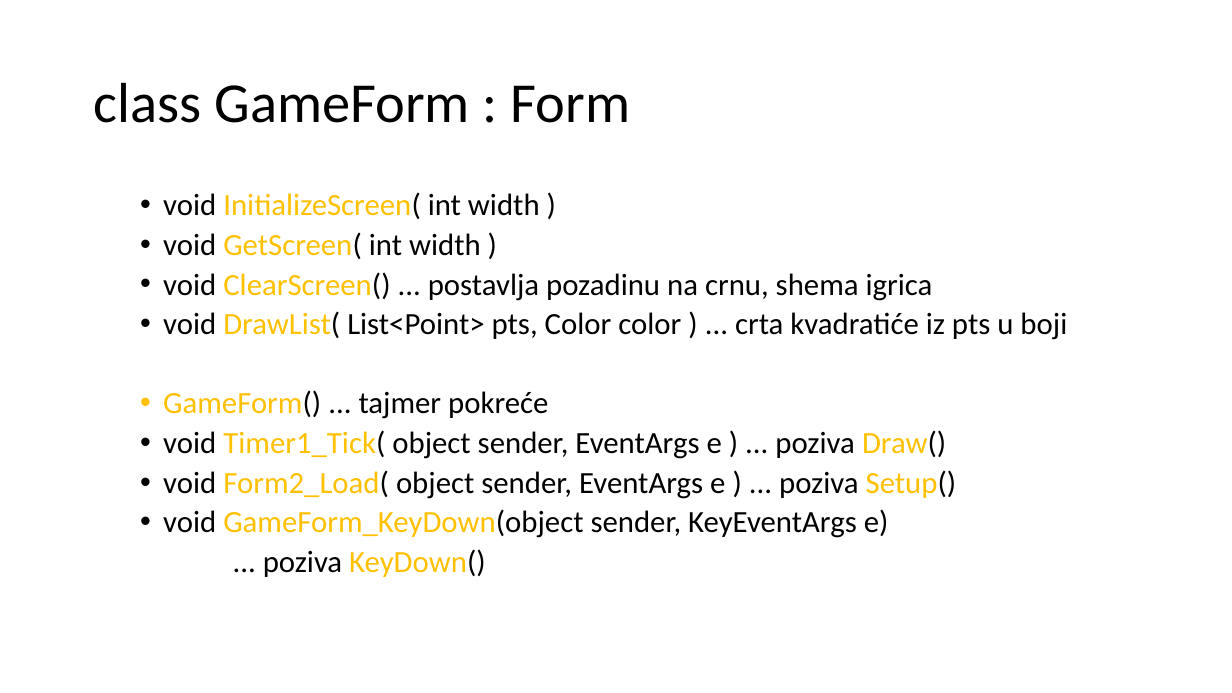
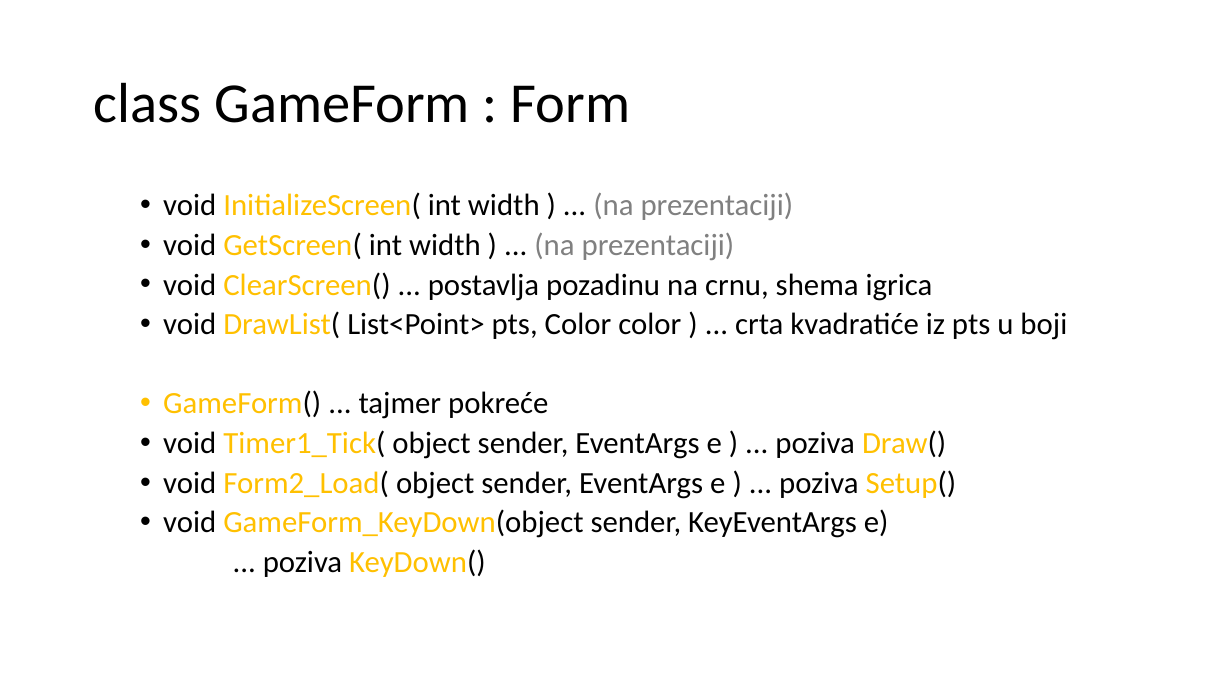
Before and after one commit to mihapetr/Zmija, a slide deck: slide 8 of docs/Zmijica.pptx. Drawn at 1232x693 pixels with LibreOffice and Linux fonts; fonts in the diff are those of the drawing. Boxes give left, top, right and bottom in pixels: in the first picture for what was removed or moved away, otherwise in the second. Text is boxed around its words. In the diff, an @@ line names an element or a change of style, - is before the commit and + after.

```diff
--- a/docs/Zmijica.pptx
+++ b/docs/Zmijica.pptx
@@ text at box(163, 192, 794, 260): text changed @@
-  • void InitializeScreen( int width )
-  • void GetScreen( int width )
+  • void InitializeScreen( int width ) ... (na prezentaciji)
+  • void GetScreen( int width ) ... (na prezentaciji)
```
Also in this commit, not shown: 3 other slides changed, 2 slides added, 1 other file.
